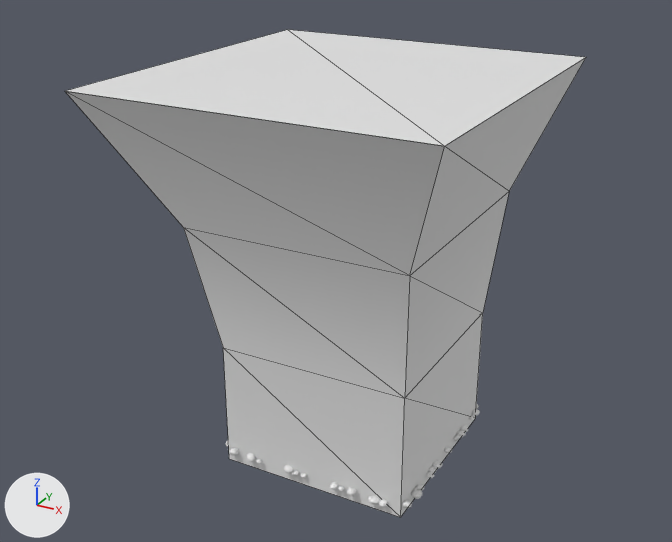
A saved change to the OBJ model Content/UnderworldWall/underworld_wall.obj.
Before and after are seen from a camera (50 mm lens) standing at (3.97, -7.69, 5.79) and looking at (-0.19, -0.13, 2.01). Arrows for +X, +Y and +Z are at lower left; the lights stay in place. Mesh edges are drawn as thin lines on the coarser meshes. Where no turn or scale is listed for an object, it has been applied to the vertices. Vertices at the same position are counted once.

Objects in the first picture: 'Plane.004_Plane.003'.
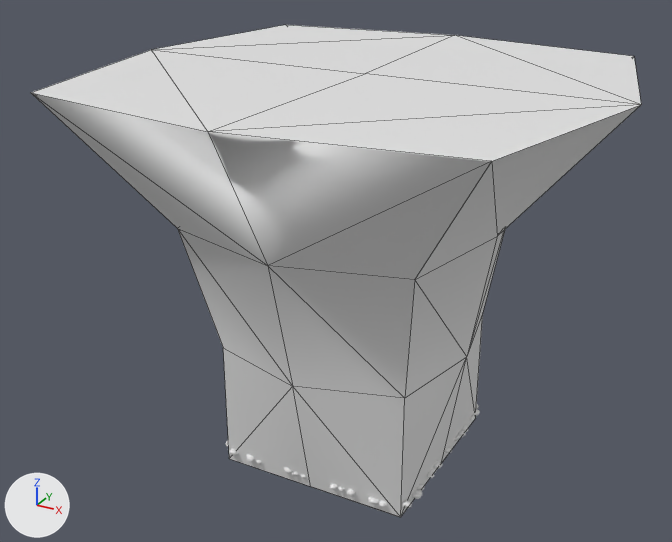
The edits, one by one:
me_plane_004_plane_003 is used by ob_plane_004_plane_003; location (0.0, 0.0, 0.0).
me_plane_004_plane_003 had 34 vertices, 28 faces and spanned x -1.87..1.63, y -1.88..1.76, z 0.0..4.0.
me_plane_004_plane_003 now has 50 vertices, 58 faces and spans x -2.45..2.55, y -2.36..2.35, z 0.0..4.0.
Part 1, on me_plane_004_plane_003:
15 vertices are removed from x -1.87..1.63, y -1.88..1.76, z 2.67..4.0.
26 faces are deleted.
3 vertices move from x -1.2..1.12, y 1.22, z 2.67 to x -1.23..1.18, y 1.19, z 2.67.
31 vertices are added at x -2.45..2.55, y -2.36..2.35, z 0.0..4.0.
56 new faces join them.

What differs and where, as boxes (x1, y1, x2, y2) in the pictures (672 x 542 px):
'Plane.004_Plane.003', reshaped (17% wider): before (65, 30, 586, 517); after (31, 25, 641, 517)
